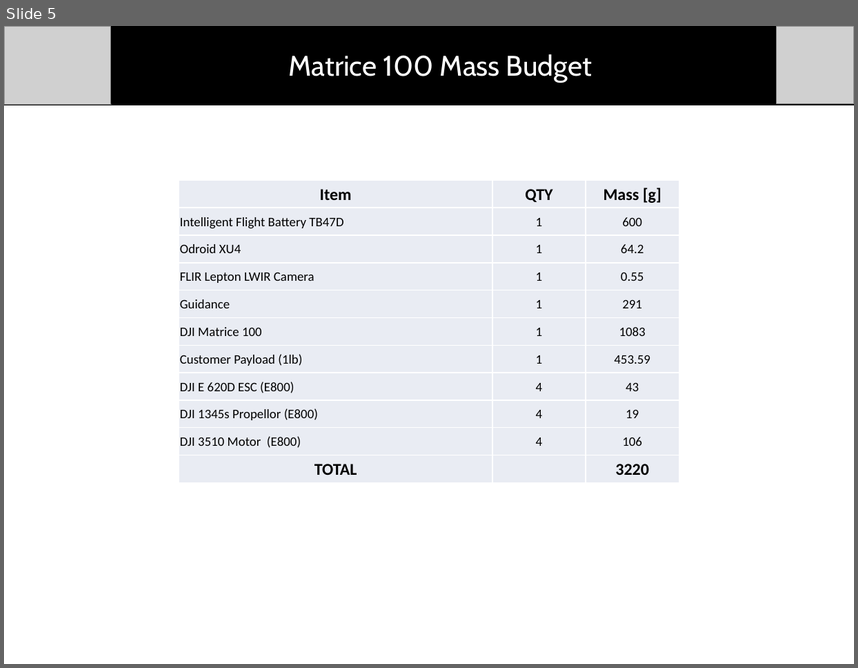
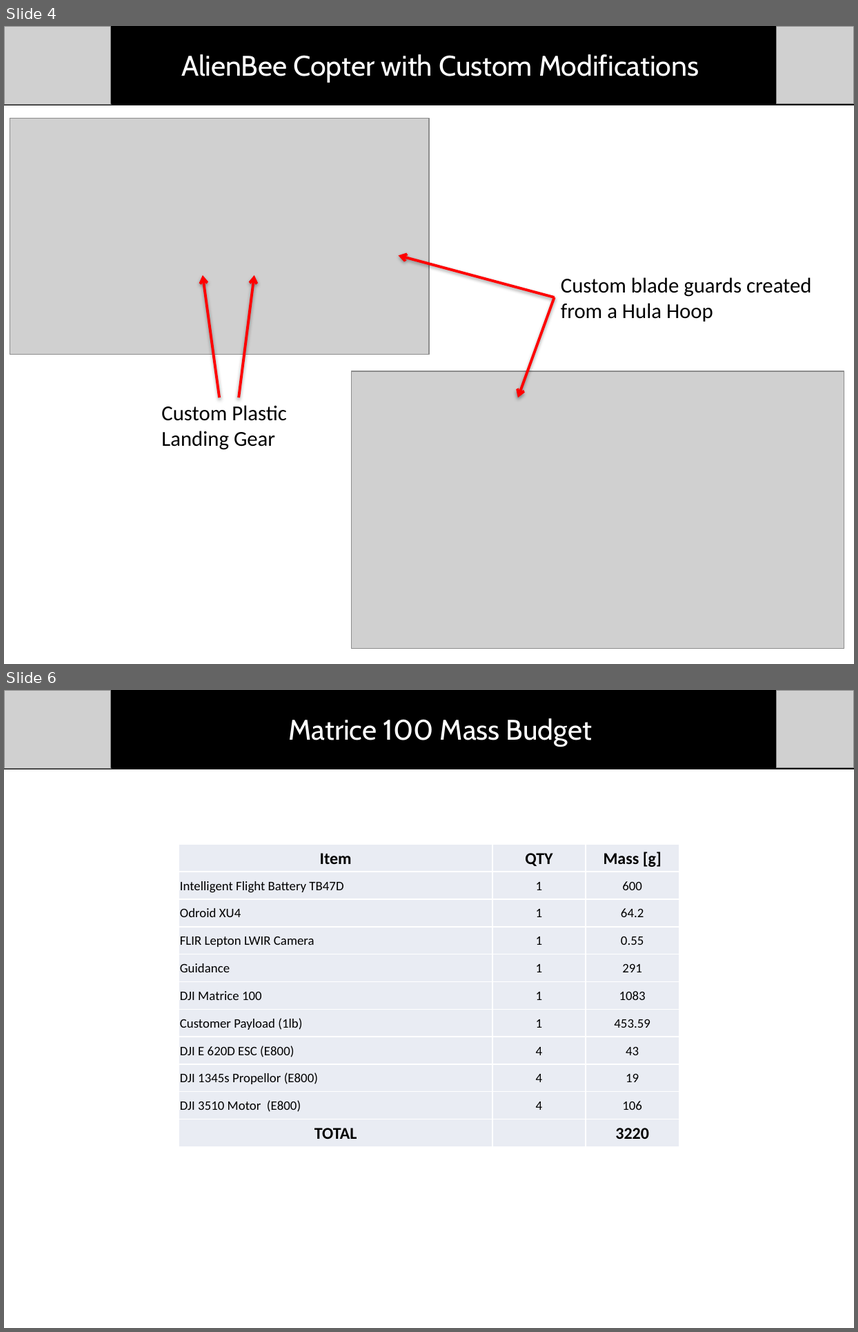
Before and after one commit to dtbinh/FlyNet, a slide deck: Presentations/Mid Semester Review/Individual_Slides/Tyler/Slide template.pptx. Shown one above the other, each under a label of ours: slide 5 before the commit, slides 4 and 6 after it; the slides between them are not shown. The pictures are 858x668 and 858x1332 pixels, drawn with LibreOffice and Linux fonts; fonts in the diff are those of the drawing; grey boxes stand for pictures. Boxes give left, top, right and bottom in pixels: in the first picture for what was removed or moved away, otherwise in the second. Text is boxed around its words. In the diff, an @@ line names an element or a change of style, - is before the commit and + after.

```diff
--- a/Presentations/Mid Semester Review/Individual_Slides/Tyler/Slide template.pptx
+++ b/Presentations/Mid Semester Review/Individual_Slides/Tyler/Slide template.pptx
@@ slide 4 added at (4,26,854,664), background #FFFFFF @@
@@ group added at (4,26,854,104): 2 pictures, 1 line, 1 rectangle, 1 text @@
+AlienBee Copter with Custom Modifications
@@ picture added at (10,118,429,353) @@
@@ arrow added from (554, 297) to (399, 256), #FF0000 2.25 pt @@
@@ arrow added from (219, 397) to (203, 275), #FF0000 2.25 pt @@
@@ arrow added from (239, 397) to (254, 275), #FF0000 2.25 pt @@
@@ text added at (561,277,812,321), 18 pt, text #000000 @@
+Custom blade guards created from a Hula Hoop
@@ arrow added from (554, 297) to (518, 397), #FF0000 2.25 pt @@
@@ picture added at (352,371,844,648) @@
@@ text added at (161,405,287,450), 18 pt, text #000000 @@
+Custom Plastic
+Landing Gear
@@ what was slide 5 is now slide 6 @@
```
Also in this commit, not shown: 1 slide changed, 2 other files.
